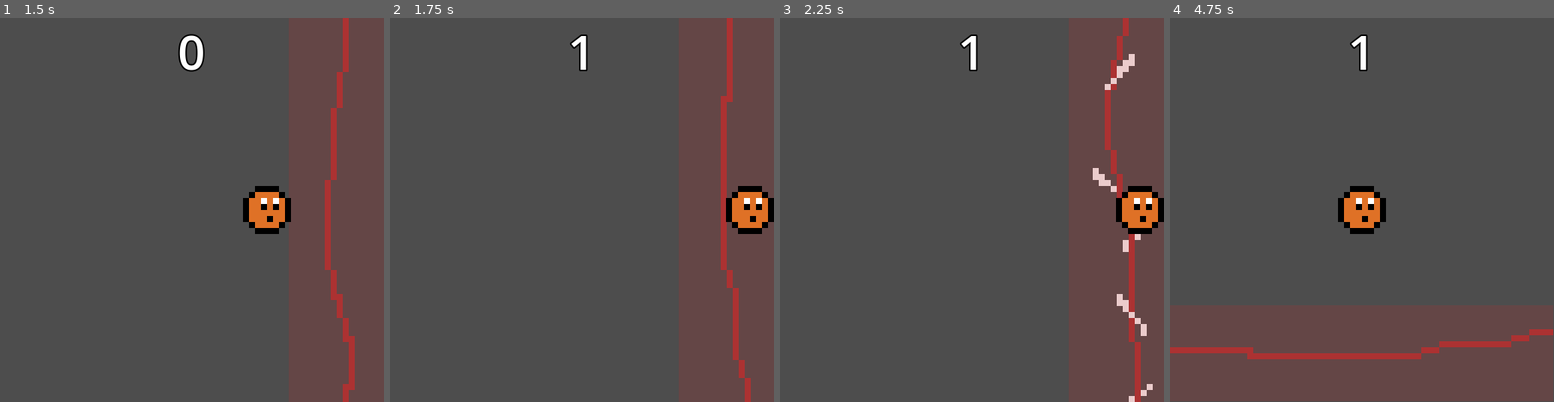
Above: before the commit, frames 1-4 (left to right).
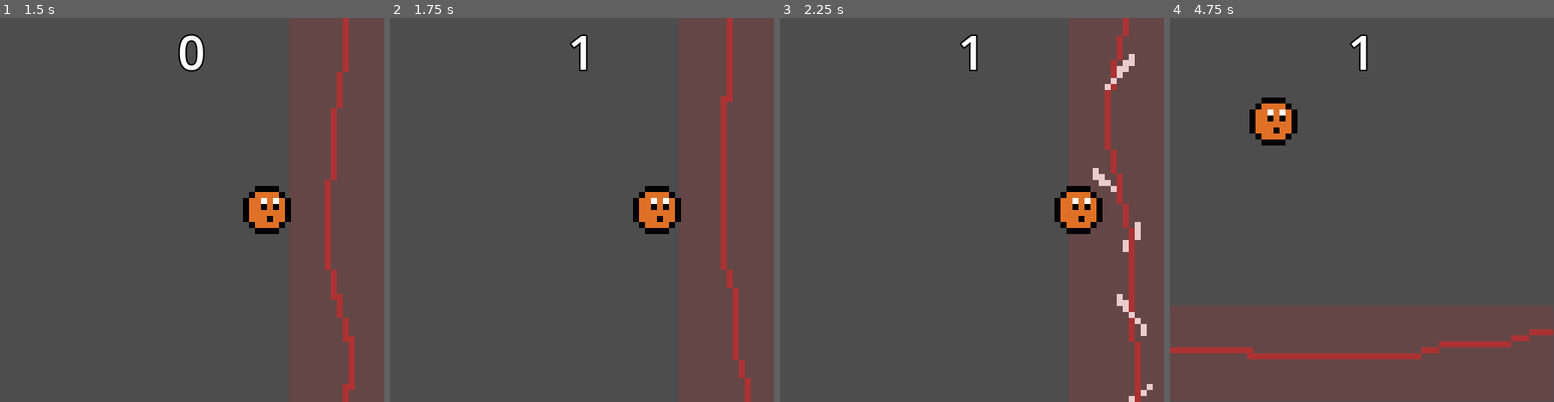
Above: after the commit, the same moments.

Repository: vhoyer/blob-and-ray
Game: Godot game, scene res://scenes/menu.tscn
Two runs of this game, one before a commit and one after it. Both use one fixed random seed, a clock stepped at 60 frames per second and the inputs below. Sound files missing from this copy of the repository are replaced by a short silence.
Inputs (mouse positions are in pixels of both pictures, inside the frame that each line leads up to):
- Up to frame 1 (1.5 s): click "start" at 0.5 s; move the mouse to (276, 190) at 1.27 s; hold D (right) from 1.28 s (still down); tap Space (start_game) at 1.35 s; click (276, 190) at 1.42 s
- Up to frame 2 (1.75 s): keep holding D (right)
- Up to frame 3 (2.25 s): release D (right) at 2 s; drag from (895, 229) to (1117, 210) at 2.02 s
- Up to frame 4 (4.75 s): move the mouse to (1400, 125) at 2.77 s; hold D (right) 2.78-3.5 s; tap Space (start_game) at 2.85 s; click (1400, 125) at 2.92 s; click "start" at 3.5 s; drag from (1342, 286) to (1246, 152) at 4.27 s

Frame 1 is identical in both runs. In frame 2, 2.5% of the frame differs, in the area x 63-100%, y 43-57%; in frame 3, 2.5%; in frame 4, 2.5%.

Commit message:
:sparkles: Add touch control to game

Diff:
--- /dev/null
+++ b/modules/TouchyTouchy/touch_drag.gd
@@ -0,0 +1,57 @@
+extends Control
+
+var start: Vector2
+## useful only for touch emulation
+var is_dragging: bool
+
+func _ready():
+	_touch_end()
+
+func _input(event):
+	if event is InputEventScreenTouch or event is InputEventMouseButton:
+		if (event.pressed):
+			_touch_start(event)
+		else:
+			_touch_end()
+	elif event is InputEventScreenDrag or event is InputEventMouseMotion:
+		_drag(event)
+
+func _touch_start(event):
+	start = event.position
+	is_dragging = true
+
+func _touch_end():
+	start = Vector2.ZERO
+	is_dragging = false
+	Input.action_release("down")
+	Input.action_release("up")
+	Input.action_release("right")
+	Input.action_release("left")
+
+func _drag(event):
+	if (!is_dragging): return
+	var movement: Vector2 = (event.position - start).normalized()
+
+	var deadzone = 0.4
+
+	if movement.x > deadzone:
+		Input.action_press("right")
+		Input.action_release("left")
+	elif movement.x < -deadzone:
+		Input.action_press("left")
+		Input.action_release("right")
+	else:
+		Input.action_release("right")
+		Input.action_release("left")
+
+	if movement.y > deadzone:
+		Input.action_press("down")
+		Input.action_release("up")
+	elif movement.y < -deadzone:
+		Input.action_press("up")
+		Input.action_release("down")
+	else:
+		Input.action_release("down")
+		Input.action_release("up")
+
+	pass
--- /dev/null
+++ b/modules/TouchyTouchy/touch_drag.tscn
@@ -0,0 +1,12 @@
+[gd_scene load_steps=2 format=3 uid="uid://ckkcyxoxmvuqx"]
+
+[ext_resource type="Script" path="res://modules/TouchyTouchy/touch_drag.gd" id="1_nnfms"]
+
+[node name="TouchDrag" type="Control"]
+layout_mode = 3
+anchors_preset = 0
+offset_right = 512.0
+offset_bottom = 512.0
+size_flags_horizontal = 4
+size_flags_vertical = 4
+script = ExtResource("1_nnfms")
--- a/scenes/game.tscn
+++ b/scenes/game.tscn
@@ -1,9 +1,10 @@
-[gd_scene load_steps=5 format=3 uid="uid://dwx53yk232kv1"]
+[gd_scene load_steps=6 format=3 uid="uid://dwx53yk232kv1"]
 
 [ext_resource type="Script" path="res://scripts/game.gd" id="1_u7baw"]
 [ext_resource type="PackedScene" uid="uid://dawxw7rhoelqg" path="res://objects/player.tscn" id="2_tqcrf"]
 [ext_resource type="PackedScene" uid="uid://10q425wtcoe2" path="res://objects/ray_spawner.tscn" id="2_x5blg"]
 [ext_resource type="PackedScene" uid="uid://v4tvf0n7fq3o" path="res://objects/points_display.tscn" id="4_6nanl"]
+[ext_resource type="PackedScene" uid="uid://ckkcyxoxmvuqx" path="res://modules/TouchyTouchy/touch_drag.tscn" id="5_yemnk"]
 
 [node name="game" type="Node2D"]
 script = ExtResource("1_u7baw")
@@ -15,4 +16,6 @@
 
 [node name="points_display" parent="." instance=ExtResource("4_6nanl")]
 
+[node name="TouchDrag" parent="." instance=ExtResource("5_yemnk")]
+
 [connection signal="game_over" from="Player" to="." method="_on_player_game_over"]
